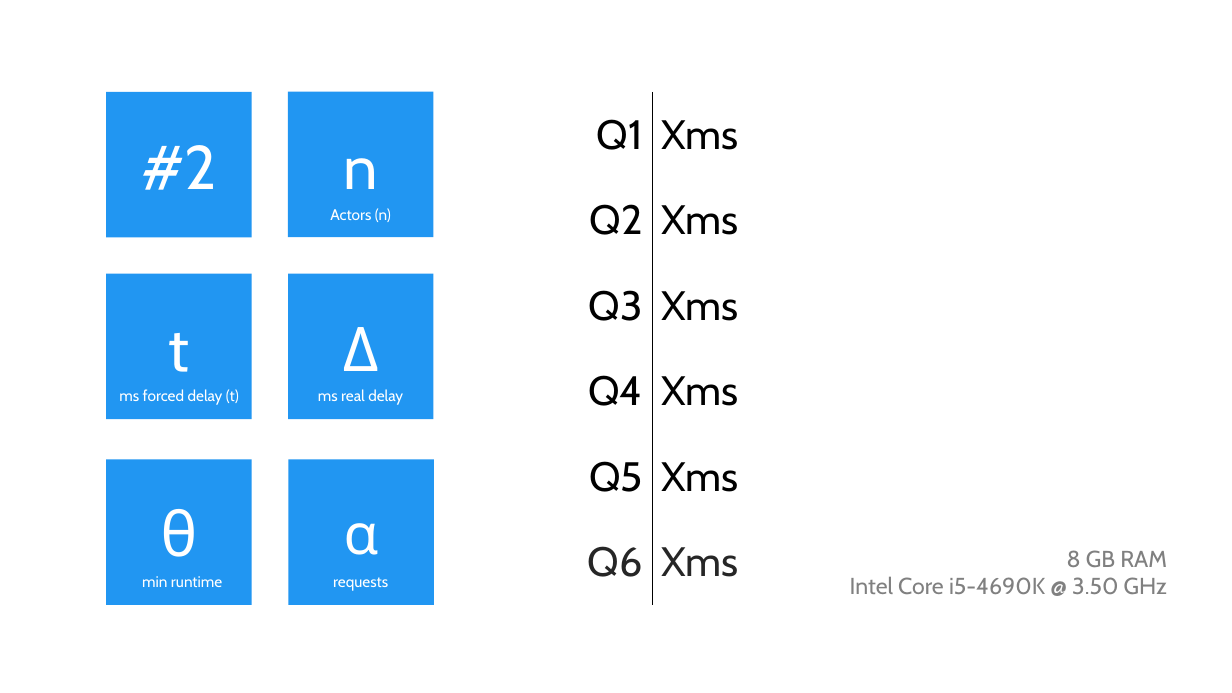
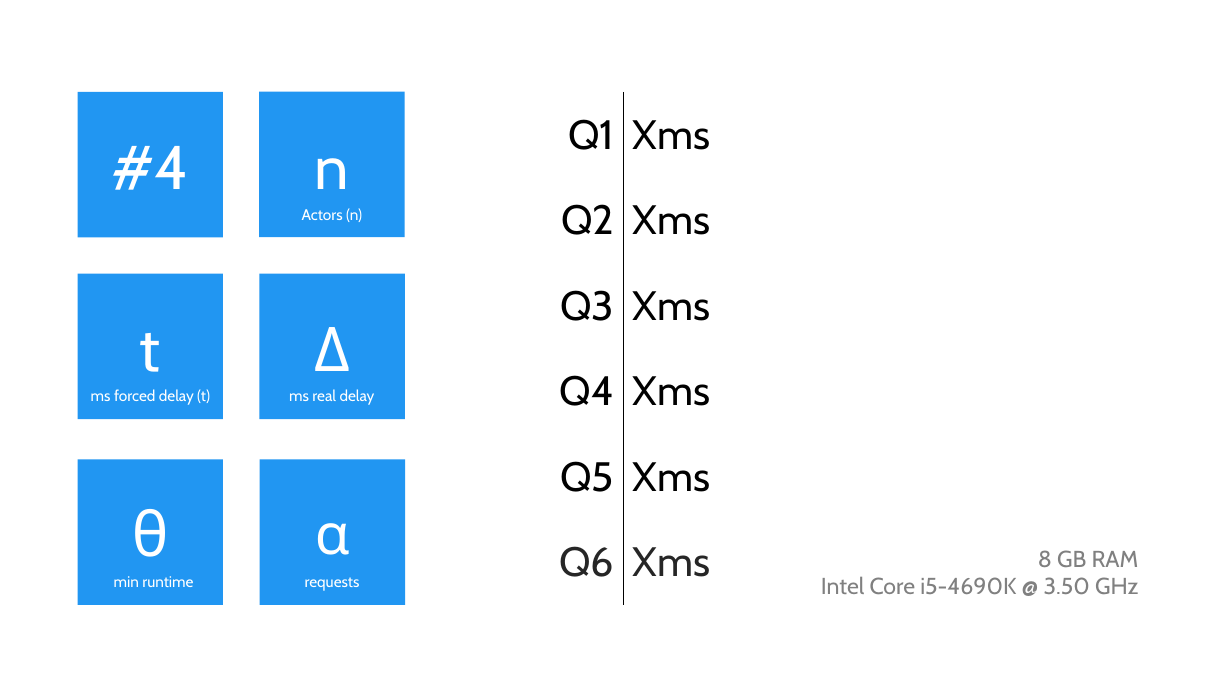
Before and after one commit to elordin/dbs, a slide deck: slide 4 of u07/Results.pptx (slide 3 before the commit). Drawn at 1232x693 pixels with LibreOffice and Linux fonts; fonts in the diff are those of the drawing. Boxes give left, top, right and bottom in pixels: in the first picture for what was removed or moved away, otherwise in the second. Text is boxed around its words. In the diff, an @@ line names an element or a change of style, - is before the commit and + after.

```diff
--- a/u07/Results.pptx
+++ b/u07/Results.pptx
@@ rectangle added at bbox=[78, 91, 223, 237], fill #2196F2, 48 pt, text #FFFFFF @@
+#4
@@ rectangle removed at bbox=[106, 91, 251, 237] @@
-#2
@@ 6 texts, 5 rectangles, 1 table: place and size @@
-6 texts, 5 rectangles, 1 table at bbox=[106, 91, 1167, 604]
+6 texts, 5 rectangles, 1 table at bbox=[78, 91, 1139, 604]
```
Also in this commit, not shown: 2 other slides changed, 1 slide added, 9 other files.
